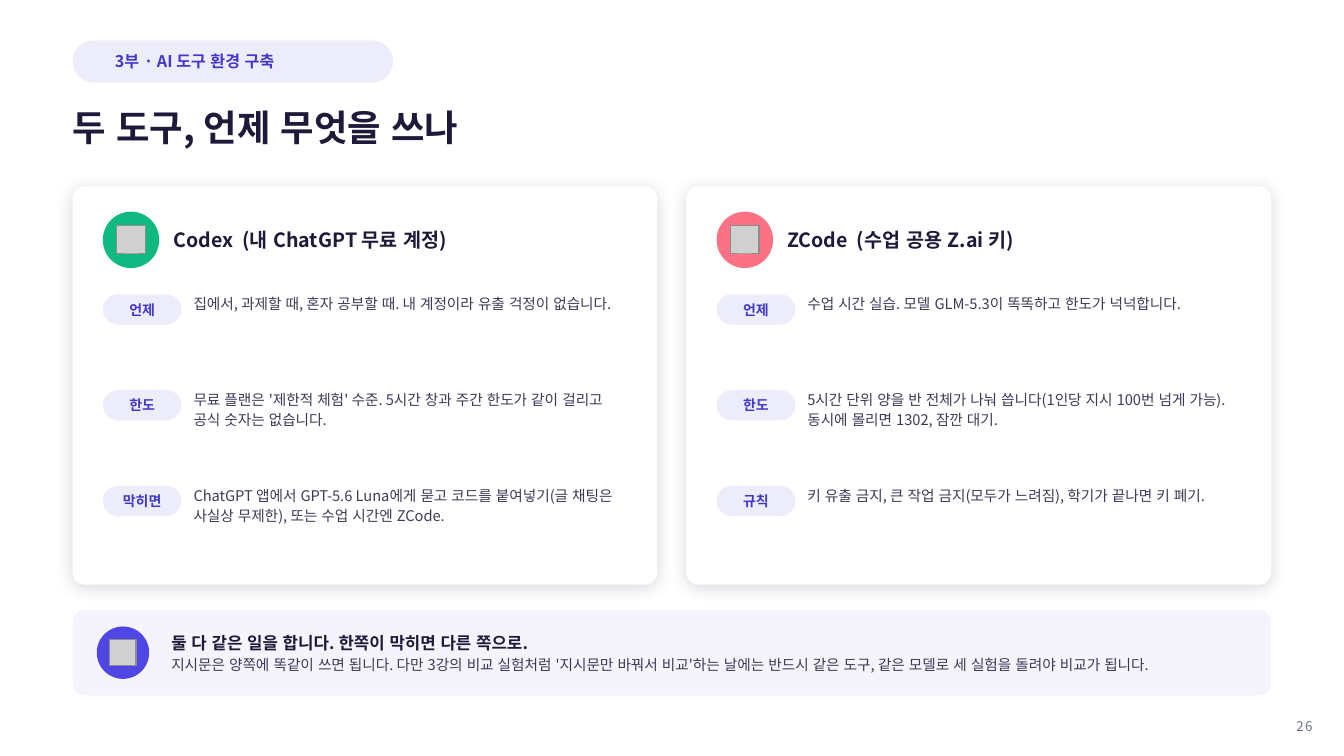
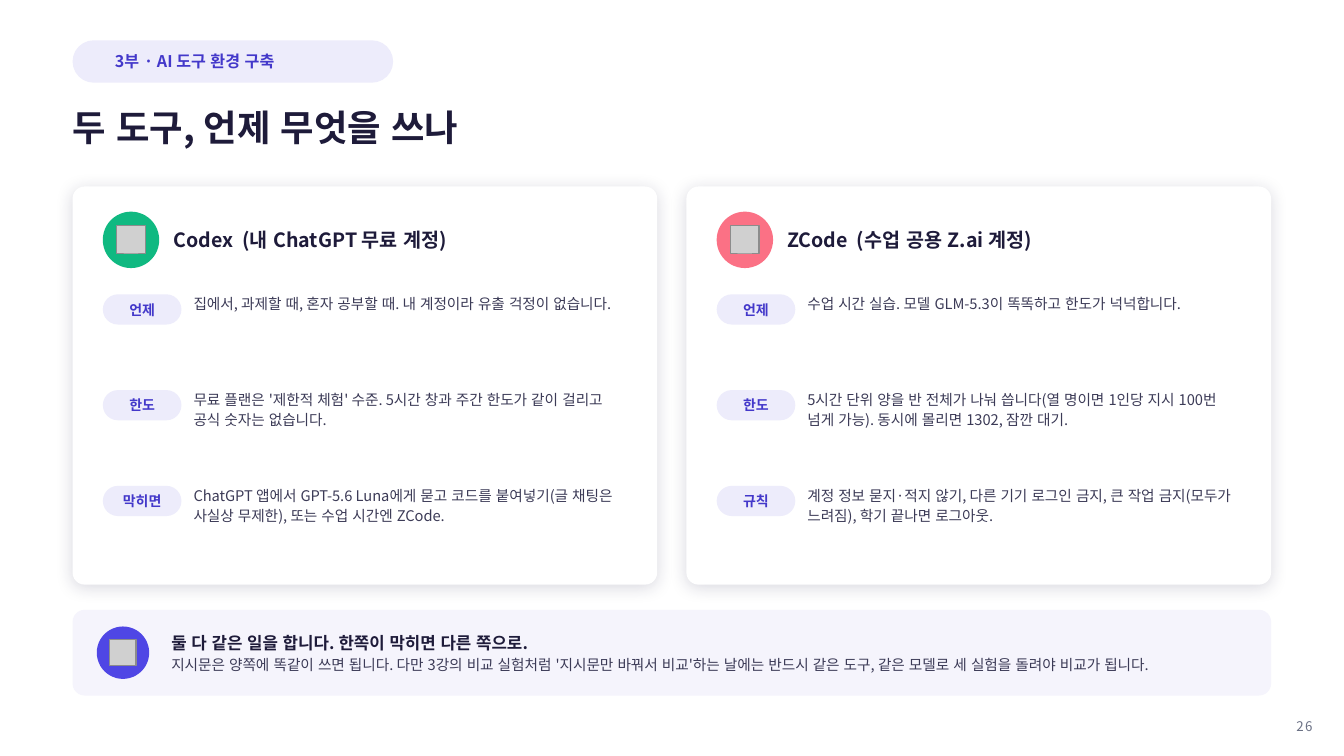
Before and after one commit to Sangdon-Park/Sangdon-Park.github.io, a slide deck: slide 26 of data/생성형 AI 소프트웨어공학/생성형AI소프트웨어공학_2강.pptx. Drawn at 1344x756 pixels with LibreOffice and Linux fonts; fonts in the diff are those of the drawing; grey boxes stand for pictures; background and template pictures are left out. Boxes give left, top, right and bottom in pixels: in the first picture for what was removed or moved away, otherwise in the second. Text is boxed around its words. In the diff, an @@ line names an element or a change of style, - is before the commit and + after.

```diff
--- a/data/생성형 AI 소프트웨어공학/생성형AI소프트웨어공학_2강.pptx
+++ b/data/생성형 AI 소프트웨어공학/생성형AI소프트웨어공학_2강.pptx
@@ text at (787, 230, 1032, 251): text changed @@
-ZCode (수업 공용 Z.ai 키)
+ZCode (수업 공용 Z.ai 계정)
@@ text at (807, 393, 1217, 428): text changed @@
-5시간 단위 양을 반 전체가 나눠 씁니다(1인당 지시 100번 넘게 가능). 동시에 몰리면 1302, 잠깐 대기.
+5시간 단위 양을 반 전체가 나눠 씁니다(열 명이면 1인당 지시 100번 넘게 가능). 동시에 몰리면 1302, 잠깐 대기.
@@ text at (807, 489, 1231, 524): text changed @@
-키 유출 금지, 큰 작업 금지(모두가 느려짐), 학기가 끝나면 키 폐기.
+계정 정보 묻지·적지 않기, 다른 기기 로그인 금지, 큰 작업 금지(모두가 느려짐), 학기 끝나면 로그아웃.
```
Also in this commit, not shown: 8 other slides changed, 13 other files.
